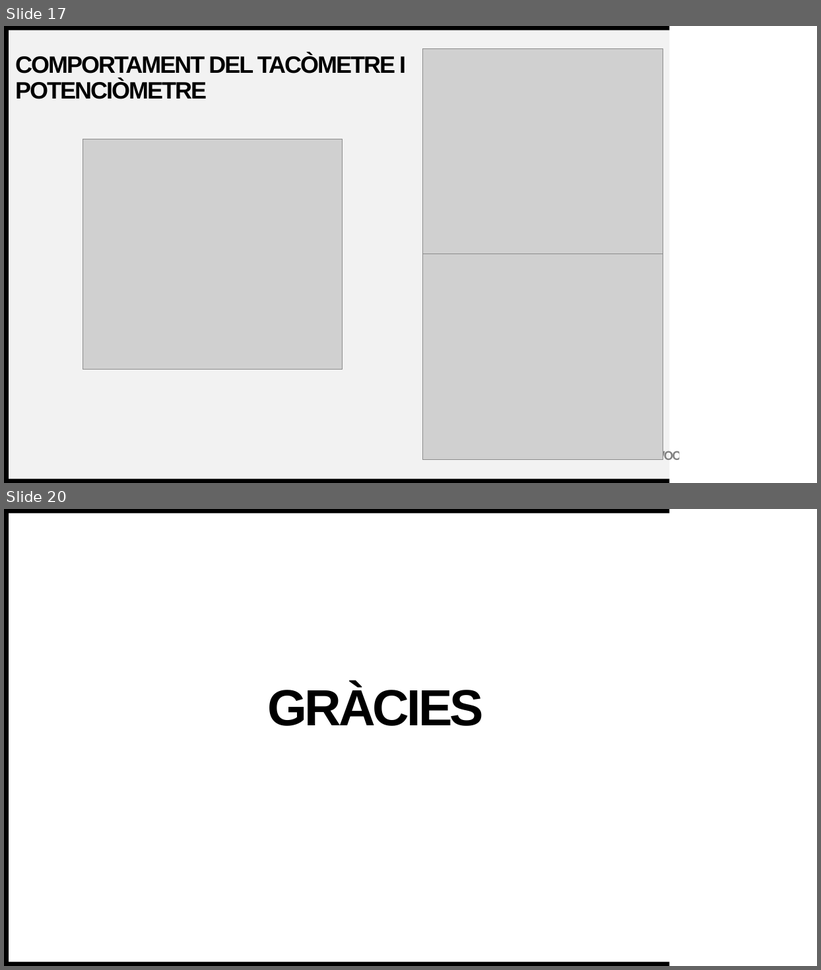
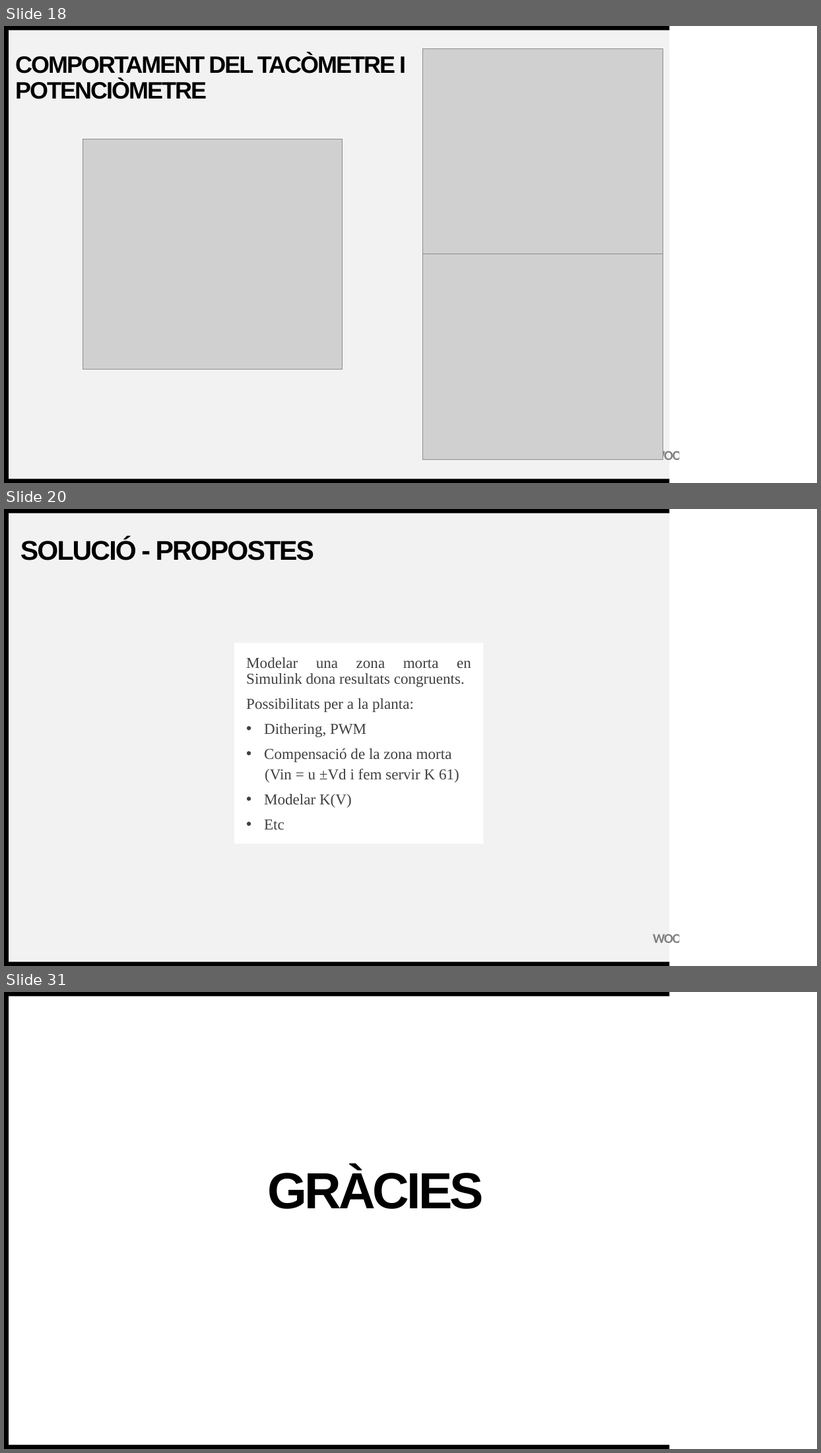
Before and after one commit to Argyrum/TFG-Control, a slide deck: Presentacions/Resultats de l’Anàlisi de la Planta de DS - Compendi 1-4 .pptx. Shown one above the other, each under a label of ours: slides 17 and 20 before the commit, slides 18, 20 and 31 after it; the slides between them are not shown. The pictures are 821x970 and 821x1453 pixels, drawn with LibreOffice and Linux fonts; fonts in the diff are those of the drawing; grey boxes stand for pictures. Boxes give left, top, right and bottom in pixels: in the first picture for what was removed or moved away, otherwise in the second. Text is boxed around its words. In the diff, an @@ line names an element or a change of style, - is before the commit and + after.

```diff
--- a/Presentacions/Resultats de l’Anàlisi de la Planta de DS - Compendi 1-4 .pptx
+++ b/Presentacions/Resultats de l’Anàlisi de la Planta de DS - Compendi 1-4 .pptx
@@ slide 20 added at [4, 509, 817, 966], background #FFFFFF; not listed: 6 template elements that a slide beside it also shows @@
@@ title added at [20, 539, 314, 560], 32 pt, text #000000, bold @@
+SOLUCIÓ - PROPOSTES
@@ text added at [234, 643, 484, 844], fill #FFFFFF, 18 pt, text #404040 @@
+Modelar una zona morta en Simulink dona resultats congruents.
+Possibilitats per a la planta:
+• Dithering, PWM
+• Compensació de la zona morta
+  (Vin = u ±Vd i fem servir K 61)
+• Modelar K(V)
+• Etc
@@ rectangle added at [679, 927, 817, 966], fill #FFFFFF @@
@@ what was slide 17 is now slide 18 @@
@@ what was slide 20 is now slide 31 @@
```
Also in this commit, not shown: 1 slide changed, 10 other slides added, 2 other files.
